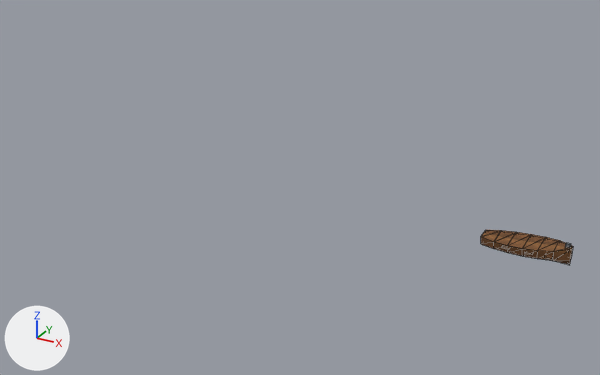
What one commit did to the glTF model slime-rush-arte/kit-v03/modelos/bote_remos.glb.
Camera for both pictures: a 50 mm lens placed at (-6.5, -36.0, 19.0), pointed at (-26.5, 0.5, 0.7). Arrows for +X, +Y and +Z are at lower left; the lights stay in place. The first picture is the older version. Mesh edges are drawn as thin lines. Where no turn or scale is listed for an object, it has been applied to the vertices. Vertices at exactly the same position are counted once.

The first picture shows 'BoteRemos_casco'.
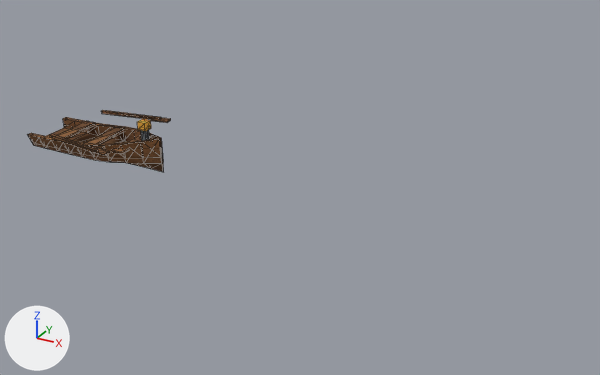
The change, as a diff of the scene's bpy script:
```diff
--- a/slime-rush-arte/kit-v03/modelos/bote_remos.glb.py
+++ b/slime-rush-arte/kit-v03/modelos/bote_remos.glb.py
@@ img_flor @@
+img_flor = load_image('flor', '_unpacked/flor', 512, 512, 'sRGB')
@@ mat_flor @@
+mat_flor = principled_material('flor')
+mat_flor.texture = img_flor
+mat_flor.roughness = 1.0
@@ me_boteremos_casco @@
 # used by ob_boteremos_casco; location = (-14.0, 0.0, 0.0)
-me_boteremos_casco.from_pydata(...)  # 81 vertices, 120 faces; spans x -2.1..2.1, y -0.82..0.77, z 0.04..1.1
+me_boteremos_casco.from_pydata(...)  # 162 vertices, 284 faces; spans x -4.5..4.5, y -3.19..3.06, z 0.0..3.06
+# me_boteremos_casco part 1: the loose piece of 8 vertices spanning x -0.98..-0.62, y -0.72..0.68, z 0.49..0.61 is scaled about its middle by (2, 2.14, 2.24), then moved by (-1.4, -0.03, 0.9)
+# me_boteremos_casco part 2: the loose piece of 8 vertices spanning x 0.12..0.47, y -0.72..0.68, z 0.49..0.61 is scaled about its middle by (2, 2.14, 2.24), then moved by (-0.1, -0.03, 0.9)
+# me_boteremos_casco part 3: the loose piece of 8 vertices spanning x 1.02..1.38, y -0.72..0.68, z 0.49..0.61 is scaled about its middle by (2, 2.14, 2.24), then moved by (1.2, -0.03, 0.9)
+# me_boteremos_casco part 4: the loose piece of 8 vertices spanning x 1.8..2.0, y -0.14..0.08, z 0.7..1.1 is scaled about its middle by (1.75, 1.75, 2.5), then moved by (1.5, -0.04, 1.3)
+# me_boteremos_casco part 5: a new loose piece of 90 vertices spanning x -4.5..4.5, y -1.75..1.65, z 0.0..2.17, in mat_madera (picture img_madera)
+# me_boteremos_casco part 6: the loose piece of 35 vertices spanning x -2.1..2.1, y -0.82..0.77, z 0.04..0.98 is deleted
+# me_boteremos_casco part 7
+# 20 vertices are added at x -1.89..2.98, y -3.19..3.06, z 1.82..2.18
+# 6 new vertices lie (0.0, 0.01, -0.17) away from vertices in x -1.89..2.29, y -2.9..2.76, z 1.99..2.18
+# 6 new vertices lie (0.0, 0.0, 0.08) away from vertices in x 1.82..2.98, y -3.19..3.06, z 1.86..2.06
+# 48 new faces join them, mat_madera (picture img_madera)
+# me_boteremos_casco part 8
+# 8 vertices are added at x 3.12..3.67, y -0.37..0.19, z 2.54..3.06
+# 12 new faces join them, mat_flor (picture img_flor)
+# other edits to the shape of me_boteremos_casco do not show in these pictures
 me_boteremos_casco.materials.append(mat_madera)
 me_boteremos_casco.materials.append(mat_metal)
+me_boteremos_casco.materials.append(mat_flor)  # picture img_flor
@@ ob_boteremos_casco @@
 ob_boteremos_casco = bpy.data.objects.new('BoteRemos_casco', me_boteremos_casco)
-ob_boteremos_casco.location = (-14.0, 0.0, 0.0)
+ob_boteremos_casco.location = (-40.0, 0.0, 0.0)
```

What differs and where, as boxes (x1, y1, x2, y2) in the pictures (600 x 375 px; the box of a moved part takes in the faces that stretch with it):
'BoteRemos_casco', reshaped, moved (56% wider, 75% taller): before (481, 230, 573, 265); after (27, 110, 171, 172)
part 1 of me_boteremos_casco, moved or reshaped (not visible before): after (57, 121, 95, 139)
part 2 of me_boteremos_casco, moved or reshaped (not visible before): after (85, 128, 124, 144)
part 3 of me_boteremos_casco, moved or reshaped: before (544, 255, 553, 259); after (112, 135, 142, 154)
part 4 of me_boteremos_casco, moved or reshaped: before (565, 243, 571, 248); after (141, 130, 150, 141)
part 5 of me_boteremos_casco, added (brown): after (27, 117, 164, 172)
part 6 of me_boteremos_casco, deleted (brown): before (481, 230, 573, 265)
part 7 of me_boteremos_casco, added: after (50, 110, 171, 155)
part 8 of me_boteremos_casco, added: after (137, 119, 151, 131)
